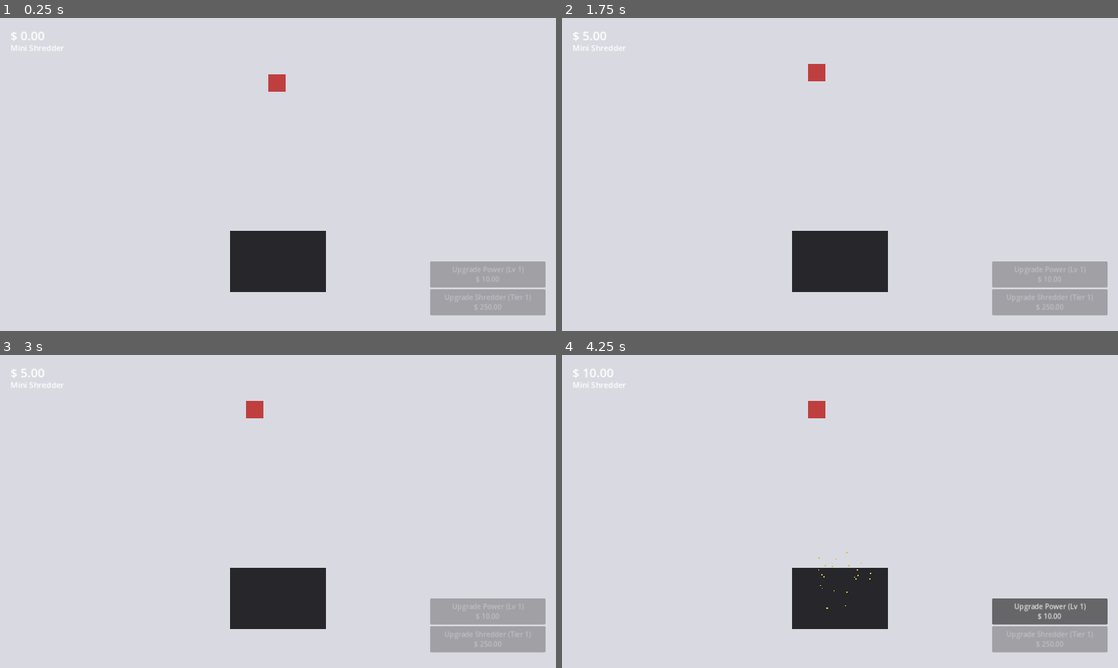
Above: before the commit, frames 1-4 (two rows, left to right).
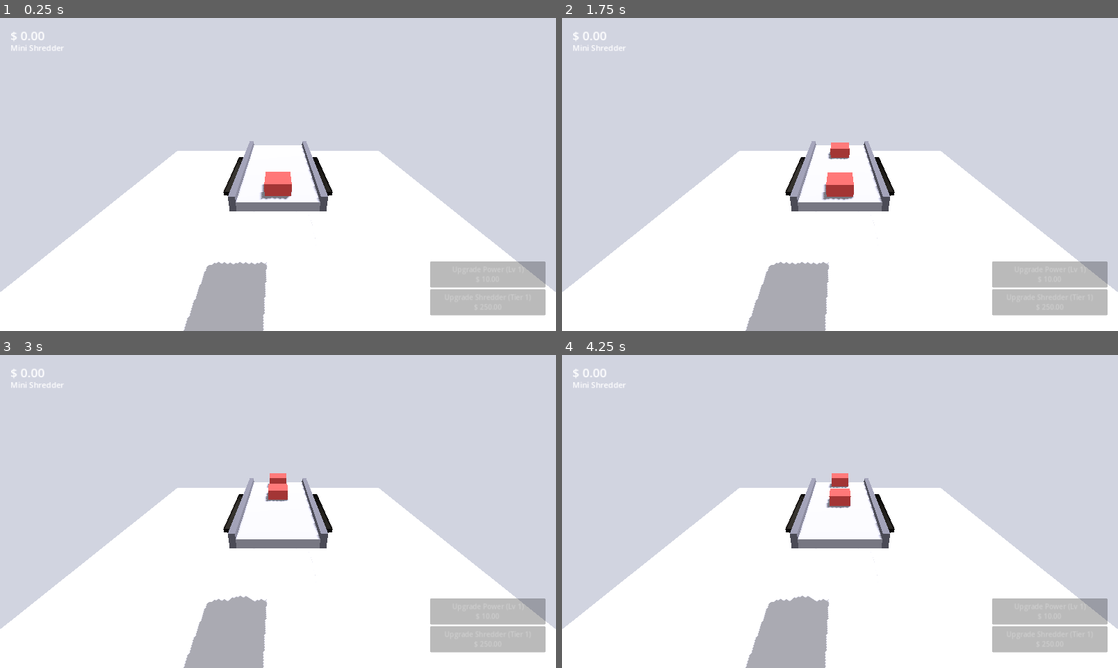
Above: after the commit, the same moments.

Repository: egongabaldo/deadweight
Game: Godot game, scene res://scenes/Main.tscn
Same seed, same stepped clock (60 frames per second), same inputs: the game is played once before the commit and once after it.
Inputs (mouse positions are in pixels of both pictures, inside the frame that each line leads up to):
- Up to frame 1 (0.25 s): no input
- Up to frame 2 (1.75 s): drag from (840, 83) to (840, 262) at 0.52 s; drag from (728, 190) to (840, 262) at 1.27 s
- Up to frame 3 (3 s): move the mouse to (333, 442) at 2.02 s; click (333, 442) at 2.17 s; drag from (250, 574) to (111, 464) at 2.77 s
- Up to frame 4 (4.25 s): drag from (834, 423) to (840, 599) at 3.52 s

The runs differ from the first frame. In frame 1, 43% of the frame differs, in the area x 0-100%, y 18-100%; in frame 2, 43%; in frame 3, 43%; in frame 4, 43%, in the area x 0-100%, y 4-100%.

Commit message:
Rebuild shredder in 3D with gravity-drop physics and animated dual-rotor mesh
Migrate the placeholder 2D scene to a 3D belt/hopper layout with an
orbiting camera. Items are now RigidBody3D: the player drags them as
before, but releasing the mouse unfreezes physics so gravity carries the
item down through the hopper to be shredded, instead of shredding on
contact anywhere in the mouth. The hopper walls get real trimesh
collision so items can't clip through them, and the shredder itself is a
procedurally-built two-shaft rotor (spinning toothed gear discs + fixed
comb teeth) instead of a bare funnel. Widened the belt-to-hopper drop and
added ground collision so the fall/bounce is actually visible and items
dropped outside the hopper don't fall through the world.

Diff:
--- a/scenes/Burst.tscn
+++ b/scenes/Burst.tscn
@@ -1,16 +1,20 @@
-[gd_scene load_steps=1 format=3]
+[gd_scene load_steps=2 format=3]
 
-[node name="Burst" type="CPUParticles2D"]
+[sub_resource type="BoxMesh" id="BoxMesh_particle"]
+size = Vector3(0.15, 0.15, 0.15)
+
+[node name="Burst" type="CPUParticles3D"]
 emitting = false
 amount = 24
 lifetime = 0.5
 one_shot = true
 explosiveness = 1.0
-direction = Vector2(0, -1)
+direction = Vector3(0, 1, 0)
 spread = 180.0
-gravity = Vector2(0, 300)
-initial_velocity_min = 80.0
-initial_velocity_max = 200.0
-scale_amount_min = 2.0
-scale_amount_max = 4.0
+gravity = Vector3(0, -9.8, 0)
+initial_velocity_min = 2.0
+initial_velocity_max = 5.0
+scale_amount_min = 0.6
+scale_amount_max = 1.4
 color = Color(0.85, 0.75, 0.2, 1)
+mesh = SubResource("BoxMesh_particle")
--- a/scenes/Main.tscn
+++ b/scenes/Main.tscn
@@ -1,37 +1,144 @@
-[gd_scene load_steps=6 format=3]
+[gd_scene load_steps=20 format=3 uid="uid://dij21pvjpu430"]
 
 [ext_resource type="Script" path="res://scripts/Main.gd" id="1"]
 [ext_resource type="Script" path="res://scripts/ShredderMouth.gd" id="2"]
 [ext_resource type="PackedScene" path="res://scenes/ShreddableItem.tscn" id="3"]
 [ext_resource type="PackedScene" path="res://scenes/Burst.tscn" id="4"]
+[ext_resource type="Script" path="res://scripts/HopperMesh.gd" id="5"]
+[ext_resource type="Script" path="res://scripts/OrbitCamera.gd" id="6"]
+[ext_resource type="Script" path="res://scripts/ShredderRotor.gd" id="7"]
+[ext_resource type="Script" path="res://scripts/ShredderCombTeeth.gd" id="8"]
 
-[sub_resource type="RectangleShape2D" id="RectangleShape2D_mouth"]
-size = Vector2(220, 140)
+[sub_resource type="Environment" id="Environment_main"]
+background_mode = 1
+background_color = Color(0.82, 0.83, 0.88, 1)
+ambient_light_source = 2
+ambient_light_color = Color(1, 1, 1, 1)
+ambient_light_energy = 0.7
 
-[node name="Main" type="Node2D"]
+[sub_resource type="StandardMaterial3D" id="StandardMaterial3D_ground"]
+albedo_color = Color(0.78, 0.78, 0.82, 1)
+
+[sub_resource type="PlaneMesh" id="PlaneMesh_ground"]
+material = SubResource("StandardMaterial3D_ground")
+size = Vector2(24, 24)
+
+[sub_resource type="BoxShape3D" id="BoxShape3D_ground"]
+size = Vector3(24, 0.2, 24)
+
+[sub_resource type="StandardMaterial3D" id="StandardMaterial3D_belt"]
+albedo_color = Color(0.55, 0.55, 0.6, 1)
+
+[sub_resource type="BoxMesh" id="BoxMesh_belt"]
+material = SubResource("StandardMaterial3D_belt")
+size = Vector3(2.4, 0.3, 5)
+
+[sub_resource type="StandardMaterial3D" id="StandardMaterial3D_rail"]
+albedo_color = Color(0.35, 0.35, 0.4, 1)
+
+[sub_resource type="BoxMesh" id="BoxMesh_rail"]
+material = SubResource("StandardMaterial3D_rail")
+size = Vector3(0.2, 0.5, 5)
+
+[sub_resource type="BoxShape3D" id="BoxShape3D_mouth"]
+size = Vector3(2.6, 0.5, 1.2)
+
+[sub_resource type="BoxMesh" id="BoxMesh_trough"]
+material = SubResource("StandardMaterial3D_belt")
+size = Vector3(2.6, 0.25, 1.2)
+
+[sub_resource type="BoxMesh" id="BoxMesh_trough_rail"]
+material = SubResource("StandardMaterial3D_rail")
+size = Vector3(0.2, 0.45, 1.2)
+
+[node name="Main" type="Node3D"]
 script = ExtResource("1")
 item_scene = ExtResource("3")
 
-[node name="Background" type="ColorRect" parent="."]
-mouse_filter = 2
-offset_right = 1280.0
-offset_bottom = 720.0
-color = Color(0.85, 0.85, 0.88, 1)
+[node name="WorldEnvironment" type="WorldEnvironment" parent="."]
+environment = SubResource("Environment_main")
 
-[node name="ItemSpawner" type="Marker2D" parent="."]
-position = Vector2(640, 150)
+[node name="DirectionalLight3D" type="DirectionalLight3D" parent="."]
+transform = Transform3D(0.819152, 0.469846, -0.32899, 0, 0.573576, 0.819152, 0.573576, -0.67101, 0.469846, 0, 0, 0)
+shadow_enabled = true
 
-[node name="ShredderMouth" type="Area2D" parent="."]
-position = Vector2(640, 560)
+[node name="Camera3D" type="Camera3D" parent="."]
+transform = Transform3D(1, 0, 0, 0, 1, 0, 0, 0, 1, 0, 5.77, -6.63)
+script = ExtResource("6")
+
+[node name="Ground" type="MeshInstance3D" parent="."]
+mesh = SubResource("PlaneMesh_ground")
+
+[node name="StaticBody3D" type="StaticBody3D" parent="Ground"]
+
+[node name="CollisionShape3D" type="CollisionShape3D" parent="Ground/StaticBody3D"]
+transform = Transform3D(1, 0, 0, 0, 1, 0, 0, 0, 1, 0, -0.1, 0)
+shape = SubResource("BoxShape3D_ground")
+
+[node name="ConveyorBelt" type="MeshInstance3D" parent="."]
+transform = Transform3D(1, 0, 0, 0, 1, 0, 0, 0, 1, 0, 5.05, -3.75)
+mesh = SubResource("BoxMesh_belt")
+
+[node name="LeftRail" type="MeshInstance3D" parent="ConveyorBelt"]
+transform = Transform3D(1, 0, 0, 0, 1, 0, 0, 0, 1, -1.3, 0.1, 0)
+mesh = SubResource("BoxMesh_rail")
+
+[node name="RightRail" type="MeshInstance3D" parent="ConveyorBelt"]
+transform = Transform3D(1, 0, 0, 0, 1, 0, 0, 0, 1, 1.3, 0.1, 0)
+mesh = SubResource("BoxMesh_rail")
+
+[node name="ItemSpawner" type="Marker3D" parent="."]
+transform = Transform3D(1, 0, 0, 0, 1, 0, 0, 0, 1, 0, 5.2, -6)
+
+[node name="ConveyorEnd" type="Marker3D" parent="."]
+transform = Transform3D(1, 0, 0, 0, 1, 0, 0, 0, 1, 0, 5.2, -1.5)
+
+[node name="ShredderMouth" type="Area3D" parent="."]
+transform = Transform3D(1, 0, 0, 0, 1, 0, 0, 0, 1, 0, 1.5, 1)
 script = ExtResource("2")
 particles_scene = ExtResource("4")
 
-[node name="CollisionShape2D" type="CollisionShape2D" parent="ShredderMouth"]
-shape = SubResource("RectangleShape2D_mouth")
+[node name="CollisionShape3D" type="CollisionShape3D" parent="ShredderMouth"]
+transform = Transform3D(1, 0, 0, 0, 1, 0, 0, 0, 1, 0, -0.9, 0)
+shape = SubResource("BoxShape3D_mouth")
 
-[node name="Visual" type="Polygon2D" parent="ShredderMouth"]
-color = Color(0.15, 0.15, 0.17, 1)
-polygon = PackedVector2Array(-110, -70, 110, -70, 110, 70, -110, 70)
+[node name="Hopper" type="MeshInstance3D" parent="ShredderMouth"]
+transform = Transform3D(1, 0, 0, 0, 1, 0, 0, 0, 1, 0, -0.9, 0)
+script = ExtResource("5")
+
+[node name="Rotors" type="Node3D" parent="ShredderMouth"]
+transform = Transform3D(1, 0, 0, 0, 1, 0, 0, 0, 1, 0, -0.85, 0)
+
+[node name="RotorA" type="Node3D" parent="ShredderMouth/Rotors"]
+transform = Transform3D(1, 0, 0, 0, 1, 0, 0, 0, 1, 0, 0, -0.22)
+script = ExtResource("7")
+
+[node name="RotorB" type="Node3D" parent="ShredderMouth/Rotors"]
+transform = Transform3D(1, 0, 0, 0, 1, 0, 0, 0, 1, 0, 0, 0.22)
+script = ExtResource("7")
+disc_offset = 0.12
+spin_direction = -1.0
+
+[node name="CombFront" type="Node3D" parent="ShredderMouth/Rotors"]
+transform = Transform3D(1, 0, 0, 0, 1, 0, 0, 0, 1, 0, 0, 0.56)
+script = ExtResource("8")
+facing = -1.0
+
+[node name="CombBack" type="Node3D" parent="ShredderMouth/Rotors"]
+transform = Transform3D(1, 0, 0, 0, 1, 0, 0, 0, 1, 0, 0, -0.56)
+script = ExtResource("8")
+
+[node name="Trough" type="MeshInstance3D" parent="ShredderMouth"]
+transform = Transform3D(1, 0, 0, 0, 1, 0, 0, 0, 1, 0, -1.025, 0)
+mesh = SubResource("BoxMesh_trough")
+
+[node name="TroughLeftRail" type="MeshInstance3D" parent="ShredderMouth/Trough"]
+transform = Transform3D(1, 0, 0, 0, 1, 0, 0, 0, 1, -1.4, 0.1, 0)
+mesh = SubResource("BoxMesh_trough_rail")
+
+[node name="TroughRightRail" type="MeshInstance3D" parent="ShredderMouth/Trough"]
+transform = Transform3D(1, 0, 0, 0, 1, 0, 0, 0, 1, 1.4, 0.1, 0)
+mesh = SubResource("BoxMesh_trough_rail")
 
 [node name="SpawnTimer" type="Timer" parent="."]
 
@@ -61,8 +168,10 @@
 
 [node name="PowerUpgradeButton" type="Button" parent="HUD/ShopPanel"]
 custom_minimum_size = Vector2(260, 60)
+layout_mode = 2
 text = "Upgrade Power"
 
 [node name="TierUpgradeButton" type="Button" parent="HUD/ShopPanel"]
 custom_minimum_size = Vector2(260, 60)
+layout_mode = 2
 text = "Upgrade Shredder"
--- a/scenes/ShreddableItem.tscn
+++ b/scenes/ShreddableItem.tscn
@@ -1,16 +1,23 @@
-[gd_scene load_steps=3 format=3]
+[gd_scene load_steps=5 format=3]
 
 [ext_resource type="Script" path="res://scripts/ShreddableItem.gd" id="1"]
 
-[sub_resource type="RectangleShape2D" id="RectangleShape2D_item"]
-size = Vector2(40, 40)
+[sub_resource type="BoxShape3D" id="BoxShape3D_item"]
+size = Vector3(0.8, 0.8, 0.8)
 
-[node name="ShreddableItem" type="Area2D"]
+[sub_resource type="StandardMaterial3D" id="StandardMaterial3D_item"]
+albedo_color = Color(0.75, 0.25, 0.25, 1)
+
+[sub_resource type="BoxMesh" id="BoxMesh_item"]
+material = SubResource("StandardMaterial3D_item")
+size = Vector3(0.8, 0.8, 0.8)
+
+[node name="ShreddableItem" type="RigidBody3D"]
 script = ExtResource("1")
+input_ray_pickable = true
 
-[node name="CollisionShape2D" type="CollisionShape2D" parent="."]
-shape = SubResource("RectangleShape2D_item")
+[node name="CollisionShape3D" type="CollisionShape3D" parent="."]
+shape = SubResource("BoxShape3D_item")
 
-[node name="Visual" type="Polygon2D" parent="."]
-color = Color(0.75, 0.25, 0.25, 1)
-polygon = PackedVector2Array(-20, -20, 20, -20, 20, 20, -20, 20)
+[node name="Visual" type="MeshInstance3D" parent="."]
+mesh = SubResource("BoxMesh_item")
--- /dev/null
+++ b/scripts/HopperMesh.gd
@@ -0,0 +1,77 @@
+extends MeshInstance3D
+## Procedurally builds the shredder's funnel/hopper mesh: an open-top
+## frustum (big rectangle at the top narrowing to a small rectangle at the
+## bottom), capped with a straight vertical collar band at the very top for
+## a heavier, reinforced-edge look. Hand-authoring this geometry directly
+## in scene text isn't practical without the editor, so it's generated at
+## runtime instead. Tune the exported sizes to reshape the hopper.
+
+@export var top_size: Vector2 = Vector2(6.0, 5.0)
+@export var bottom_size: Vector2 = Vector2(2.6, 1.2)
+@export var height: float = 1.8
+@export var wall_color: Color = Color(0.16, 0.15, 0.14)
+@export var rim_color: Color = Color(0.1, 0.09, 0.08)
+@export var rim_depth: float = 0.2
+
+
+func _ready() -> void:
+	mesh = _build_mesh()
+	# Walls-only trimesh collider generated from the same geometry, so
+	# falling items are blocked by the funnel flaps instead of clipping
+	# through them.
+	create_trimesh_collision()
+
+
+func _build_mesh() -> ArrayMesh:
+	var st := SurfaceTool.new()
+	st.begin(Mesh.PRIMITIVE_TRIANGLES)
+
+	var tw: float = top_size.x / 2.0
+	var td: float = top_size.y / 2.0
+	var bw: float = bottom_size.x / 2.0
+	var bd: float = bottom_size.y / 2.0
+	var rim_top: float = height + rim_depth
+
+	var t_fl := Vector3(-tw, height, td)
+	var t_fr := Vector3(tw, height, td)
+	var t_bl := Vector3(-tw, height, -td)
+	var t_br := Vector3(tw, height, -td)
+	var b_fl := Vector3(-bw, 0.0, bd)
+	var b_fr := Vector3(bw, 0.0, bd)
+	var b_bl := Vector3(-bw, 0.0, -bd)
+	var b_br := Vector3(bw, 0.0, -bd)
+	var r_fl := Vector3(-tw, rim_top, td)
+	var r_fr := Vector3(tw, rim_top, td)
+	var r_bl := Vector3(-tw, rim_top, -td)
+	var r_br := Vector3(tw, rim_top, -td)
+
+	_add_wall(st, t_fl, t_fr, b_fr, b_fl, wall_color)
+	_add_wall(st, t_br, t_bl, b_bl, b_br, wall_color.lightened(0.05))
+	_add_wall(st, t_bl, t_fl, b_fl, b_bl, wall_color.darkened(0.05))
+	_add_wall(st, t_fr, t_br, b_br, b_fr, wall_color.darkened(0.08))
+
+	_add_wall(st, r_fl, r_fr, t_fr, t_fl, rim_color)
+	_add_wall(st, r_br, r_bl, t_bl, t_br, rim_color)
+	_add_wall(st, r_bl, r_fl, t_fl, t_bl, rim_color)
+	_add_wall(st, r_fr, r_br, t_br, t_fr, rim_color)
+
+	st.generate_normals()
+	var array_mesh: ArrayMesh = st.commit()
+
+	var mat := StandardMaterial3D.new()
+	mat.cull_mode = BaseMaterial3D.CULL_DISABLED
+	mat.vertex_color_use_as_albedo = true
+	mat.metallic = 0.55
+	mat.roughness = 0.6
+	array_mesh.surface_set_material(0, mat)
+	return array_mesh
+
+
+func _add_wall(st: SurfaceTool, a: Vector3, b: Vector3, c: Vector3, d: Vector3, color: Color) -> void:
+	st.set_color(color)
+	st.add_vertex(a)
+	st.add_vertex(b)
+	st.add_vertex(c)
+	st.add_vertex(a)
+	st.add_vertex(c)
+	st.add_vertex(d)
--- a/scripts/Main.gd
+++ b/scripts/Main.gd
@@ -1,4 +1,4 @@
-extends Node2D
+extends Node3D
 ## Wires the MVP loop together: spawns junk items on a timer, listens for
 ## shredded items to award money, and keeps the HUD/shop buttons in sync
 ## with Economy state.
@@ -7,8 +7,9 @@
 @export var spawn_interval: float = 1.5
 @export var max_items_on_tray: int = 6
 
-@onready var spawn_point: Marker2D = $ItemSpawner
-@onready var shredder_mouth: Area2D = $ShredderMouth
+@onready var spawn_point: Marker3D = $ItemSpawner
+@onready var conveyor_end: Marker3D = $ConveyorEnd
+@onready var shredder_mouth: Area3D = $ShredderMouth
 @onready var money_label: Label = $HUD/MoneyLabel
 @onready var tier_label: Label = $HUD/TierLabel
 @onready var power_button: Button = $HUD/ShopPanel/PowerUpgradeButton
@@ -19,6 +20,8 @@
 
 
 func _ready() -> void:
+	get_viewport().physics_object_picking = true
+
 	SaveManager.load_game()
 
 	Economy.money_changed.connect(_on_money_changed)
@@ -41,9 +44,10 @@
 		return
 	var item: ShreddableItem = item_scene.instantiate()
 	add_child(item)
-	item.global_position = spawn_point.global_position + Vector2(
-		randf_range(-80.0, 80.0), randf_range(-30.0, 30.0)
+	item.global_position = spawn_point.global_position + Vector3(
+		0.0, 0.0, randf_range(-0.15, 0.15)
 	)
+	item.belt_target = conveyor_end.global_position
 	item.tree_exited.connect(_on_item_removed)
 	_items_on_tray += 1
 
--- /dev/null
+++ b/scripts/OrbitCamera.gd
@@ -0,0 +1,40 @@
+extends Camera3D
+## Right-click-drag orbit camera. Always looks at `target` (the shredder,
+## by default) and lets the player drag around it to look from any angle.
+## Only reacts to the right mouse button — left-click dragging is reserved
+## for picking up ShreddableItems.
+
+@export var target: Vector3 = Vector3(0.0, 2.4, 1.0)
+@export var distance: float = 13.5
+@export var yaw: float = 180.0
+@export var pitch: float = 27.0
+@export var min_pitch: float = 10.0
+@export var max_pitch: float = 85.0
+@export var sensitivity: float = 0.25
+
+var _dragging: bool = false
+
+
+func _ready() -> void:
+	_update_transform()
+
+
+func _unhandled_input(event: InputEvent) -> void:
+	if event is InputEventMouseButton and event.button_index == MOUSE_BUTTON_RIGHT:
+		_dragging = event.pressed
+	elif event is InputEventMouseMotion and _dragging:
+		yaw -= event.relative.x * sensitivity
+		pitch = clamp(pitch - event.relative.y * sensitivity, min_pitch, max_pitch)
+		_update_transform()
+
+
+func _update_transform() -> void:
+	var yaw_rad: float = deg_to_rad(yaw)
+	var pitch_rad: float = deg_to_rad(pitch)
+	var offset := Vector3(
+		distance * cos(pitch_rad) * sin(yaw_rad),
+		distance * sin(pitch_rad),
+		distance * cos(pitch_rad) * cos(yaw_rad)
+	)
+	global_position = target + offset
+	look_at(target, Vector3.UP)
--- a/scripts/ShreddableItem.gd
+++ b/scripts/ShreddableItem.gd
@@ -1,29 +1,72 @@
 class_name ShreddableItem
-extends Area2D
-## Draggable placeholder "junk" item. The player drags it into the
-## ShredderMouth area to shred it for money. Visuals are placeholder shapes
-## for the MVP; swap the Visual node for real art later.
+extends RigidBody3D
+## Draggable placeholder "junk" item. Rides a conveyor belt from the spawn
+## point toward the pickup zone; the player can grab it at any point along
+## the ride and drag it above the shredder's hopper. The body stays frozen
+## (kinematic) while riding the belt or being dragged so it follows the
+## mouse exactly; releasing it unfreezes physics, so gravity pulls it down
+## through the hopper until it reaches the ShredderMouth's blade zone and
+## is destroyed.
+## Visuals are placeholder shapes for the MVP; swap the Visual node for
+## real art later.
 
 @export var value_multiplier: float = 1.0
+@export var belt_speed: float = 2.0
 
 var dragging: bool = false
-var drag_offset: Vector2 = Vector2.ZERO
+var drag_offset: Vector3 = Vector3.ZERO
+var drag_plane_y: float = 0.0
+var on_belt: bool = true
+var belt_target: Vector3 = Vector3.ZERO
 
 
 func _ready() -> void:
 	input_event.connect(_on_input_event)
+	belt_target = global_position
+	freeze = true
+	# Locked so items don't tip onto their side and snag on the hopper's
+	# concave trimesh collider while sliding down to the blades.
+	lock_rotation = true
+	# The fall is long and items can build up real speed; without CCD a
+	# fast-moving box can tunnel straight through the hopper's thin
+	# trimesh walls between physics steps.
+	continuous_cd = true
+
+	var mat := PhysicsMaterial.new()
+	mat.friction = 0.08
+	mat.bounce = 0.28
+	physics_material_override = mat
 
 
-func _on_input_event(_viewport: Node, event: InputEvent, _shape_idx: int) -> void:
+func _on_input_event(_camera: Node, event: InputEvent, click_position: Vector3, _normal: Vector3, _shape_idx: int) -> void:
 	if event is InputEventMouseButton and event.button_index == MOUSE_BUTTON_LEFT:
 		if event.pressed:
 			dragging = true
-			z_index = 10
-			drag_offset = global_position - get_global_mouse_position()
+			on_belt = false
+			freeze = true
+			linear_velocity = Vector3.ZERO
+			angular_velocity = Vector3.ZERO
+			drag_plane_y = global_position.y
+			drag_offset = global_position - click_position
+			drag_offset.y = 0.0
 		else:
 			dragging = false
+			freeze = false
 
 
-func _process(_delta: float) -> void:
+func _process(delta: float) -> void:
 	if dragging:
-		global_position = get_global_mouse_position() + drag_offset
+		var cam: Camera3D = get_viewport().get_camera_3d()
+		if cam == null:
+			return
+		var mouse_pos: Vector2 = get_viewport().get_mouse_position()
+		var ray_origin: Vector3 = cam.project_ray_origin(mouse_pos)
+		var ray_dir: Vector3 = cam.project_ray_normal(mouse_pos)
+		var plane := Plane(Vector3.UP, drag_plane_y)
+		var hit = plane.intersects_ray(ray_origin, ray_dir)
+		if hit != null:
+			global_position = hit + drag_offset
+	elif on_belt:
+		global_position = global_position.move_toward(belt_target, belt_speed * delta)
+		if global_position.is_equal_approx(belt_target):
+			on_belt = false
--- /dev/null
+++ b/scripts/ShredderCombTeeth.gd
@@ -0,0 +1,44 @@
+extends Node3D
+## Fixed row of comb teeth bolted to an inner wall of the hopper throat,
+## spaced to slot into the gaps between a rotor's blade discs so material
+## gets stripped off the spinning shaft instead of wrapping around it.
+## Static, so unlike the rotors these get real box collision per tooth.
+
+@export var tooth_count: int = 9
+@export var spacing: float = 0.24
+@export var tooth_length: float = 0.22 ## how far the tooth reaches inward
+@export var tooth_width: float = 0.1
+@export var tooth_height: float = 0.14
+@export var facing: float = 1.0 ## +1 points the tooth toward +Z, -1 toward -Z
+@export var color: Color = Color(0.2, 0.19, 0.18)
+
+
+func _ready() -> void:
+	var mat := StandardMaterial3D.new()
+	mat.albedo_color = color
+	mat.metallic = 0.5
+	mat.roughness = 0.6
+
+	var box_mesh := BoxMesh.new()
+	box_mesh.size = Vector3(tooth_width, tooth_height, tooth_length)
+	box_mesh.material = mat
+
+	var box_shape := BoxShape3D.new()
+	box_shape.size = box_mesh.size
+
+	var half_count: float = float(tooth_count - 1) / 2.0
+	for i in range(tooth_count):
+		var x: float = (float(i) - half_count) * spacing
+		var local_pos := Vector3(x, 0.0, facing * tooth_length / 2.0)
+
+		var mesh_instance := MeshInstance3D.new()
+		mesh_instance.mesh = box_mesh
+		mesh_instance.position = local_pos
+		add_child(mesh_instance)
+
+		var body := StaticBody3D.new()
+		body.position = local_pos
+		var shape := CollisionShape3D.new()
+		shape.shape = box_shape
+		body.add_child(shape)
+		add_child(body)
--- a/scripts/ShredderMouth.gd
+++ b/scripts/ShredderMouth.gd
@@ -1,7 +1,9 @@
-extends Area2D
-## The shredder's "mouth" hitbox. Any ShreddableItem dragged into this area
-## is immediately shredded: it awards money based on the current tier/power,
-## spawns a placeholder particle burst, and is removed from the scene.
+extends Area3D
+## The shredder's "blades": a thin detection zone at the narrow throat of
+## the hopper. A ShreddableItem only reaches it after falling through the
+## hopper under gravity, at which point it's shredded: awards money based
+## on the current tier/power, spawns a placeholder particle burst, and is
+## removed from the scene.
 
 signal item_shredded(value: float)
 
@@ -9,23 +11,23 @@
 
 
 func _ready() -> void:
-	area_entered.connect(_on_area_entered)
+	body_entered.connect(_on_body_entered)
 
 
-func _on_area_entered(area: Area2D) -> void:
-	if not (area is ShreddableItem):
+func _on_body_entered(body: Node3D) -> void:
+	if not (body is ShreddableItem):
 		return
-	var value: float = Economy.item_value() * area.value_multiplier
+	var value: float = Economy.item_value() * body.value_multiplier
 	Economy.add_money(value)
-	_spawn_burst(area.global_position)
+	_spawn_burst(body.global_position)
 	item_shredded.emit(value)
-	area.queue_free()
+	body.queue_free()
 
 
-func _spawn_burst(at_position: Vector2) -> void:
+func _spawn_burst(at_position: Vector3) -> void:
 	if particles_scene == null:
 		return
-	var burst: CPUParticles2D = particles_scene.instantiate()
+	var burst: CPUParticles3D = particles_scene.instantiate()
 	get_tree().current_scene.add_child(burst)
 	burst.global_position = at_position
 	burst.emitting = true
--- /dev/null
+++ b/scripts/ShredderRotor.gd
@@ -0,0 +1,123 @@
+extends Node3D
+## Procedurally builds one shredder rotor shaft: a row of thick toothed
+## gear discs (chunky angular claws, not thin blades) mounted on a slim
+## center rod, matching a real industrial two-shaft shredder rotor. Spins
+## continuously around its own axis (local X). The physical collision is a
+## plain cylinder rather than the toothed mesh, since Godot's concave
+## trimesh shapes aren't meant to move/rotate reliably — the cylinder still
+## gives falling items a believable bounce off the spinning shaft.
+
+@export var shaft_length: float = 2.2
+@export var outer_radius: float = 0.3
+@export var inner_radius: float = 0.17
+@export var teeth_count: int = 8
+@export var disc_thickness: float = 0.12
+@export var disc_gap: float = 0.12
+@export var disc_offset: float = 0.0 ## shifts this rotor's discs so they interleave with the other rotor's
+@export var spin_speed: float = 3.2 ## radians/sec
+@export var spin_direction: float = 1.0
+@export var collision_radius: float = 0.2
+@export var base_color: Color = Color(0.24, 0.24, 0.26)
+@export var grime_color: Color = Color(0.15, 0.12, 0.1)
+
+
+func _ready() -> void:
+	var mesh_instance := MeshInstance3D.new()
+	mesh_instance.mesh = _build_mesh()
+	add_child(mesh_instance)
+
+	var body := StaticBody3D.new()
+	var shape := CollisionShape3D.new()
+	var cyl := CylinderShape3D.new()
+	cyl.radius = collision_radius
+	cyl.height = shaft_length
+	shape.shape = cyl
+	shape.rotation_degrees = Vector3(0, 0, 90) # cylinder's default axis is Y; align it with the shaft's X axis
+	body.add_child(shape)
+	add_child(body)
+
+
+func _process(delta: float) -> void:
+	rotate_x(spin_direction * spin_speed * delta)
+
+
+func _build_mesh() -> ArrayMesh:
+	var st := SurfaceTool.new()
+	st.begin(Mesh.PRIMITIVE_TRIANGLES)
+
+	var half_len: float = shaft_length / 2.0
+	var period: float = disc_thickness + disc_gap
+	var x: float = -half_len + disc_offset
+	var i: int = 0
+	while x + disc_thickness <= half_len + 0.001:
+		var tint: Color = grime_color if i % 3 == 0 else base_color
+		_add_disc(st, x, x + disc_thickness, tint)
+		x += period
+		i += 1
+
+	_add_core(st, -half_len, half_len, base_color)
+
+	st.generate_normals()
+	var array_mesh: ArrayMesh = st.commit()
+
+	var mat := StandardMaterial3D.new()
+	mat.cull_mode = BaseMaterial3D.CULL_DISABLED
+	mat.vertex_color_use_as_albedo = true
+	mat.metallic = 0.6
+	mat.roughness = 0.55
+	array_mesh.surface_set_material(0, mat)
+	return array_mesh
+
+
+func _add_disc(st: SurfaceTool, x0: float, x1: float, color: Color) -> void:
+	st.set_color(color)
+	var sides: int = teeth_count * 2
+	var front_center := Vector3(x0, 0, 0)
+	var back_center := Vector3(x1, 0, 0)
+
+	for i in range(sides):
+		var a0: float = (float(i) / sides) * TAU
+		var a1: float = (float(i + 1) / sides) * TAU
+		var r0: float = outer_radius if i % 2 == 0 else inner_radius
+		var r1: float = outer_radius if (i + 1) % 2 == 0 else inner_radius
+
+		var p0f := Vector3(x0, cos(a0) * r0, sin(a0) * r0)
+		var p1f := Vector3(x0, cos(a1) * r1, sin(a1) * r1)
+		var p0b := Vector3(x1, cos(a0) * r0, sin(a0) * r0)
+		var p1b := Vector3(x1, cos(a1) * r1, sin(a1) * r1)
+
+		st.add_vertex(p0f)
+		st.add_vertex(p1b)
+		st.add_vertex(p1f)
+		st.add_vertex(p0f)
+		st.add_vertex(p0b)
+		st.add_vertex(p1b)
+
+		st.add_vertex(front_center)
+		st.add_vertex(p1f)
+		st.add_vertex(p0f)
+
+		st.add_vertex(back_center)
+		st.add_vertex(p0b)
+		st.add_vertex(p1b)
+
+
+func _add_core(st: SurfaceTool, x0: float, x1: float, color: Color) -> void:
+	st.set_color(color)
+	var sides: int = 8
+	var radius: float = inner_radius * 0.55
+
+	for i in range(sides):
+		var a0: float = (float(i) / sides) * TAU
+		var a1: float = (float(i + 1) / sides) * TAU
+		var p0f := Vector3(x0, cos(a0) * radius, sin(a0) * radius)
+		var p1f := Vector3(x0, cos(a1) * radius, sin(a1) * radius)
+		var p0b := Vector3(x1, cos(a0) * radius, sin(a0) * radius)
+		var p1b := Vector3(x1, cos(a1) * radius, sin(a1) * radius)
+
+		st.add_vertex(p0f)
+		st.add_vertex(p1b)
+		st.add_vertex(p1f)
+		st.add_vertex(p0f)
+		st.add_vertex(p0b)
+		st.add_vertex(p1b)
